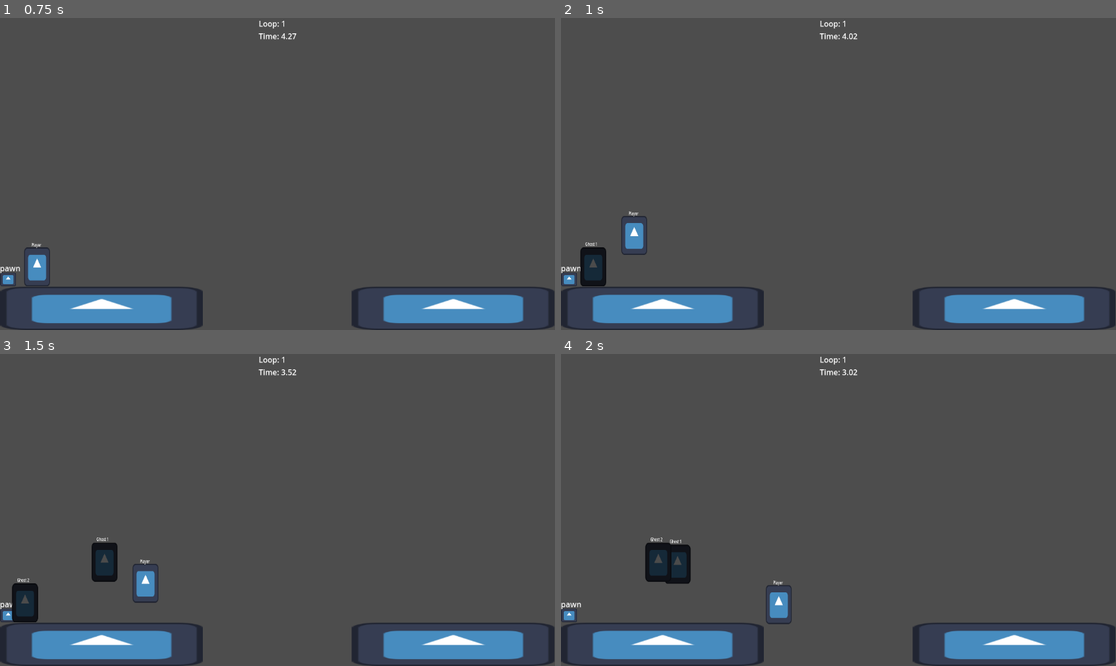
Above: before the commit, frames 1-4 (two rows, left to right).
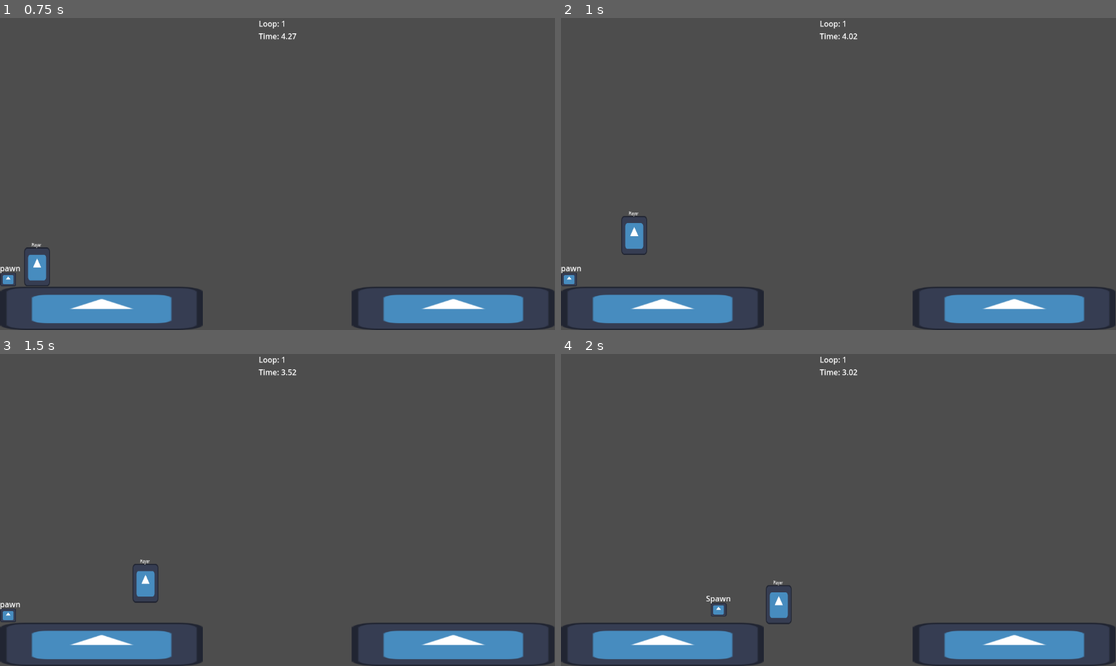
Above: after the commit, the same moments.

Repository: MrDreamhost/gmtk-jam-2025
Game: Godot game, scene res://game/main.tscn
The game is run twice, just before and just after one commit, with the same random seed, the same clock (stepped at 60 frames per second) and the same inputs. The engine's default icon, where the game draws it, is replaced by a stand-in: a white triangle on a blue panel in a dark square.
Inputs (mouse positions are in pixels of both pictures, inside the frame that each line leads up to):
- Up to frame 1 (0.75 s): move the mouse to (399, 158) at 0.52 s; press the mouse at (399, 158) at 0.53 s; hold D (player_right) from 0.53 s (still down)
- Up to frame 2 (1 s): keep holding D (player_right); tap Space (player_jump) at 0.77 s; right-click (960, 158) at 0.8 s
- Up to frame 3 (1.5 s): keep holding D (player_right); move the mouse to (166, 525) at 1.27 s; release the mouse at (166, 525) at 1.28 s; right-click (166, 525) at 1.35 s
- Up to frame 4 (2 s): keep holding D (player_right); tap Space (player_jump) at 1.52 s; tap Shift (set_spawn_point, bound only after the commit) at 1.55 s

Frame 1 is identical in both runs. In frame 2, 0.6% of the frame differs, in the area x 3-9%, y 71-86%; in frame 3, 1.2%; in frame 4, 1.3%, in the area x 0-31%, y 58-86%.

Commit message:
Implemented logic on timer end and resetting level

Diff:
--- a/game/main.gd
+++ b/game/main.gd
@@ -13,21 +13,18 @@
 
 # Called when the node enters the scene tree for the first time.
 func _ready() -> void:
-	self.player.global_position = self.level.spawn_point.global_position
+	self.respawn_player()
 
 
 # Called every frame. 'delta' is the elapsed time since the previous frame.
 func _process(delta: float) -> void:
 	self.set_label_text()
-	if Input.is_action_just_pressed("spawn_ghost"):
-		var ghost_number: int  = self.spawned_ghosts.size() + 1
-		var ghost: PlayerGhost = self.player_recorder.spawn_ghost(ghost_number)
-		spawned_ghosts.append(ghost)
-		add_child(ghost)
-		print("SPAWNED GHOSTS: %s" % self.spawned_ghosts.size())
 
-	if Input.is_action_just_pressed("reset_ghosts"):
-		self.reset_ghosts()
+	if Input.is_action_just_pressed("set_spawn_point"):
+		self.level.set_spawn_point(self.player.global_position)
+
+	if Input.is_action_just_pressed("reset_level"):
+		self.reset_level()
 
 
 func reset_ghosts() -> void:
@@ -35,9 +32,39 @@
 		spawned_ghost.reset_position()
 
 
+func respawn_player() -> void:
+	self.player.global_position = self.level.spawn_point.global_position
+
+
+func reset_loop() -> void:
+	self.spawn_ghost()
+	self.respawn_player()
+	self.current_loop += 1
+	#self.reset_ghosts()
+
+
+func reset_level() -> void:
+	self.loop_timer.stop()
+	self.player.global_position = self.level.initial_spawn_position
+	self.level.set_spawn_point(self.level.initial_spawn_position)
+	for ghost: PlayerGhost in self.spawned_ghosts:
+		ghost.queue_free()
+	self.spawned_ghosts.clear()
+	self.current_loop = 1
+	self.player_recorder.reset_replay_data()
+	self.loop_timer.start()
+
+
+func spawn_ghost() -> void:
+	var ghost: PlayerGhost = self.player_recorder.spawn_ghost(self.current_loop)
+	spawned_ghosts.append(ghost)
+	add_child(ghost)
+	print("SPAWNED GHOSTS: %s" % self.spawned_ghosts.size())
+
+
 func set_label_text() -> void:
 	self.label.text = "Loop: %d\nTime: %.2f" % [self.current_loop, self.loop_timer.time_left]
 
 
 func _on_loop_timer_timeout() -> void:
-	self.current_loop += 1
+	self.reset_loop()
--- a/level/level.gd
+++ b/level/level.gd
@@ -3,15 +3,19 @@
 
 @export var spawn_point: SpawnPoint
 
-var initial_spawn: SpawnPoint
+var initial_spawn_position: Vector2
 
 
 # Called when the node enters the scene tree for the first time.
 func _ready() -> void:
 	assert(self.spawn_point != null, "No spawn point set in level")
-	self.initial_spawn = self.spawn_point
+	self.initial_spawn_position = self.spawn_point.global_position
 
 
 # Called every frame. 'delta' is the elapsed time since the previous frame.
 func _process(delta: float) -> void:
 	pass
+
+
+func set_spawn_point(position: Vector2) -> void:
+	self.spawn_point.global_position = position
--- a/loop_system/player_ghost.tscn
+++ b/loop_system/player_ghost.tscn
@@ -8,6 +8,7 @@
 height = 80.0
 
 [node name="PlayerGhost" type="CharacterBody2D"]
+collision_mask = 0
 script = ExtResource("1_344kn")
 
 [node name="Sprite2D" type="Sprite2D" parent="."]
@@ -17,7 +18,7 @@
 texture = ExtResource("2_ymobc")
 
 [node name="Label" type="Label" parent="Sprite2D"]
-anchors_preset = -1
+anchors_preset = 5
 anchor_left = 0.5
 anchor_right = 0.5
 offset_left = -103.0
--- a/loop_system/replay_recorder.gd
+++ b/loop_system/replay_recorder.gd
@@ -10,6 +10,7 @@
 # Called when the node enters the scene tree for the first time.
 func _ready() -> void:
 	assert(self.player != null, "Player hasn't been set")
+	self.reset_replay_data()
 
 
 # Called every frame. 'delta' is the elapsed time since the previous frame.
@@ -18,11 +19,7 @@
 
 
 func _physics_process(delta: float) -> void:
-	if Input.is_action_just_pressed("record_replay"):
-		self.replay_data = ReplayData.new()
-	if Input.is_action_pressed("record_replay"):
-		self.replay_data.positions.append(self.player.global_position)
-		print("RECORDING")
+	self.replay_data.positions.append(self.player.global_position)
 
 
 func spawn_ghost(number: int) -> PlayerGhost:
@@ -30,4 +27,9 @@
 	var ghost: PlayerGhost = self.ghost_scene.instantiate()
 	ghost.ghost_number = number
 	ghost.replay_data = self.replay_data
+	self.reset_replay_data()
 	return ghost
+
+
+func reset_replay_data() -> void:
+	self.replay_data = ReplayData.new()
--- a/project.godot
+++ b/project.godot
@@ -57,6 +57,16 @@
 }
 reset_ghosts={
 "deadzone": 0.2,
+"events": [Object(InputEventKey,"resource_local_to_scene":false,"resource_name":"","device":-1,"window_id":0,"alt_pressed":false,"shift_pressed":false,"ctrl_pressed":false,"meta_pressed":false,"pressed":false,"keycode":0,"physical_keycode":70,"key_label":0,"unicode":102,"location":0,"echo":false,"script":null)
+]
+}
+set_spawn_point={
+"deadzone": 0.2,
+"events": [Object(InputEventKey,"resource_local_to_scene":false,"resource_name":"","device":-1,"window_id":0,"alt_pressed":false,"shift_pressed":false,"ctrl_pressed":false,"meta_pressed":false,"pressed":false,"keycode":0,"physical_keycode":4194325,"key_label":0,"unicode":0,"location":0,"echo":false,"script":null)
+]
+}
+reset_level={
+"deadzone": 0.2,
 "events": [Object(InputEventKey,"resource_local_to_scene":false,"resource_name":"","device":-1,"window_id":0,"alt_press …(192 unchanged characters)…
 ]
 }
